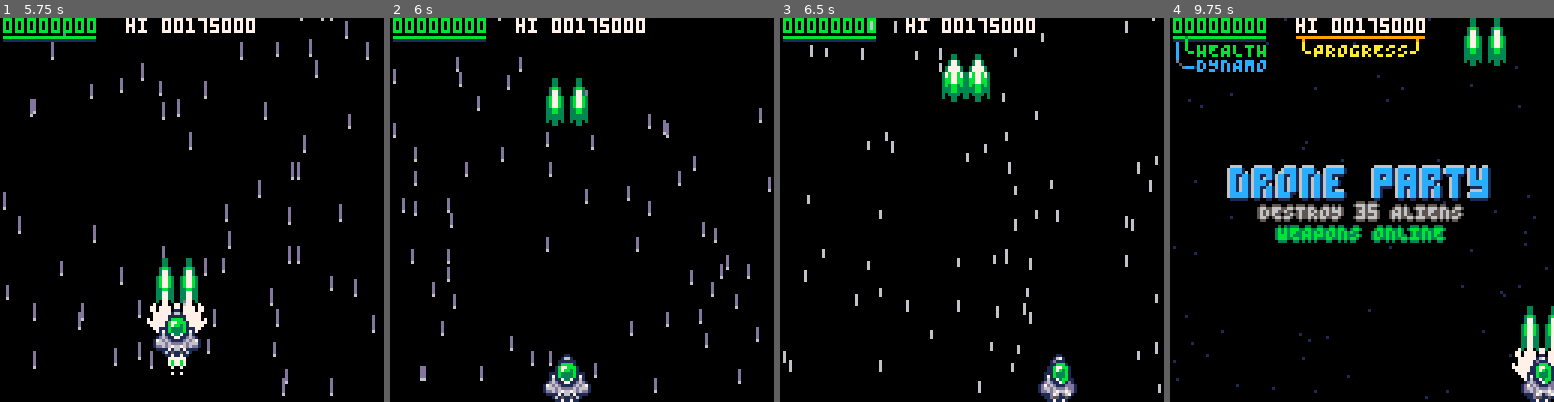
Above: before the commit, frames 1-4 (left to right).
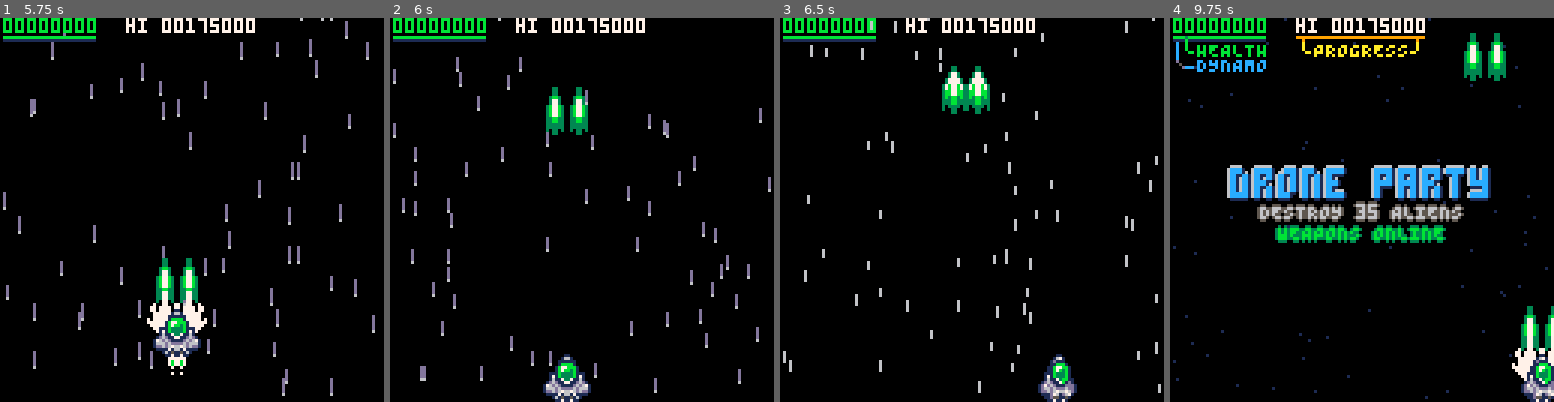
Above: after the commit, the same moments.

Repository: wimpysworld/antsy-alien-attack-pico
Game: PICO-8 cartridge main.p8
Same seed, same stepped clock (60 frames per second), same inputs: the game is played once before the commit and once after it.
Inputs:
- Up to frame 1 (5.75 s): tap X (X key) at 0.33, 1.07, 1.85, 2.97, 4.08, 5.2 s; tap O (Z key) at 0.7, 1.7, 2.1, 2.5, 2.9, 3.3, 3.7, 4.1, 4.5, 4.9, 5.3, 5.7 s; hold Right 1.6-2.1 s; hold Up 2.15-2.42 s; hold Right 2.47-3.03 s; hold Left 3.08-3.58 s; hold Down 3.63-3.97 s; hold Right 4.02-4.68 s; hold Up 4.73-5.03 s; hold Left 5.08-5.68 s; hold Down from 5.73 s (still down)
- Up to frame 2 (6 s): keep holding Down
- Up to frame 3 (6.5 s): release Down at 6.03 s; hold Right from 6.08 s (still down); tap O (Z key) at 6.1 s; tap X (X key) at 6.32 s
- Up to frame 4 (9.75 s): tap O (Z key) every 0.4 s from 6.5 to 9.7 s; release Right at 6.58 s; hold Right 6.63-7.13 s; hold Up 7.18-7.45 s; tap X (X key) at 7.43, 8.55, 9.67 s; hold Right 7.5-8.07 s; hold Left 8.12-8.62 s; hold Down 8.67-9 s; hold Right 9.05-9.72 s

Frame 1 is identical in both runs. In frame 2, 0.8% of the frame differs, in the area x 40-52%, y 15-31%; in frame 3, 1.3%, in the area x 42-55%, y 9-25%; in frame 4, 1.1%.

Commit message:
fix: re-balance player fire power and frequency

Diff:
--- a/main.p8
+++ b/main.p8
@@ -1299,6 +1299,7 @@
 function update_rockets()
  for rocket in all(rockets) do
   sprite_loop_frame(rocket.sprite,0.5)
+  rocket.speed_y=-4+(level*0.2)
   rocket.x+=rocket.speed_x
   rocket.y+=rocket.speed_y
   if is_outside_playarea(rocket.x,rocket.y) then
@@ -1596,7 +1597,7 @@
 
   pl.shields=mid(0,pl.shields-1,pl.shields)
 
-  pl.shot_damage=6+pl.shot_pattern
+  pl.shot_damage=11-pl.shot_pattern
   if (#rockets<10) pl.shot_cooldown/=2
   pl.shot_cooldown=3.5+pl.shot_pattern
 
